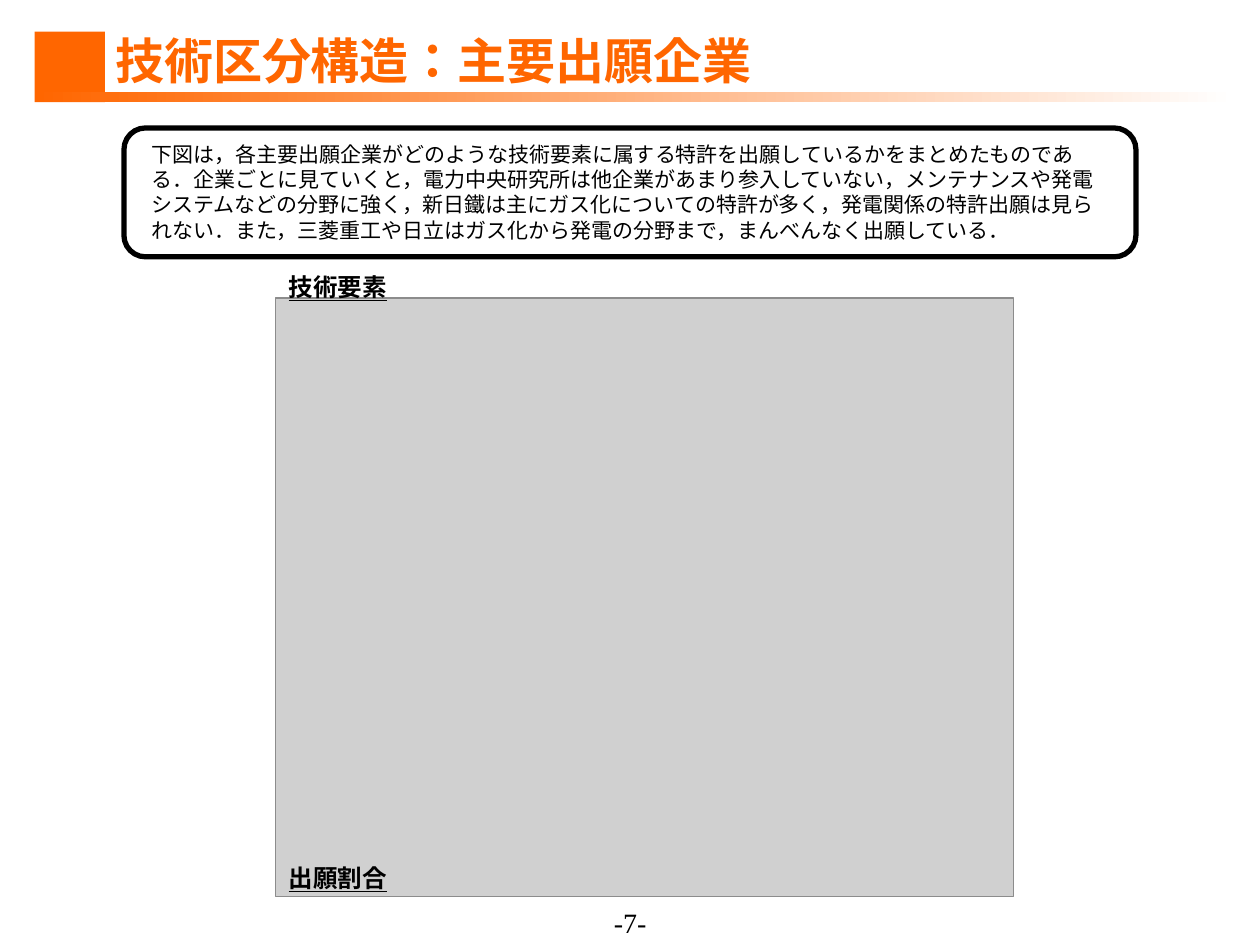
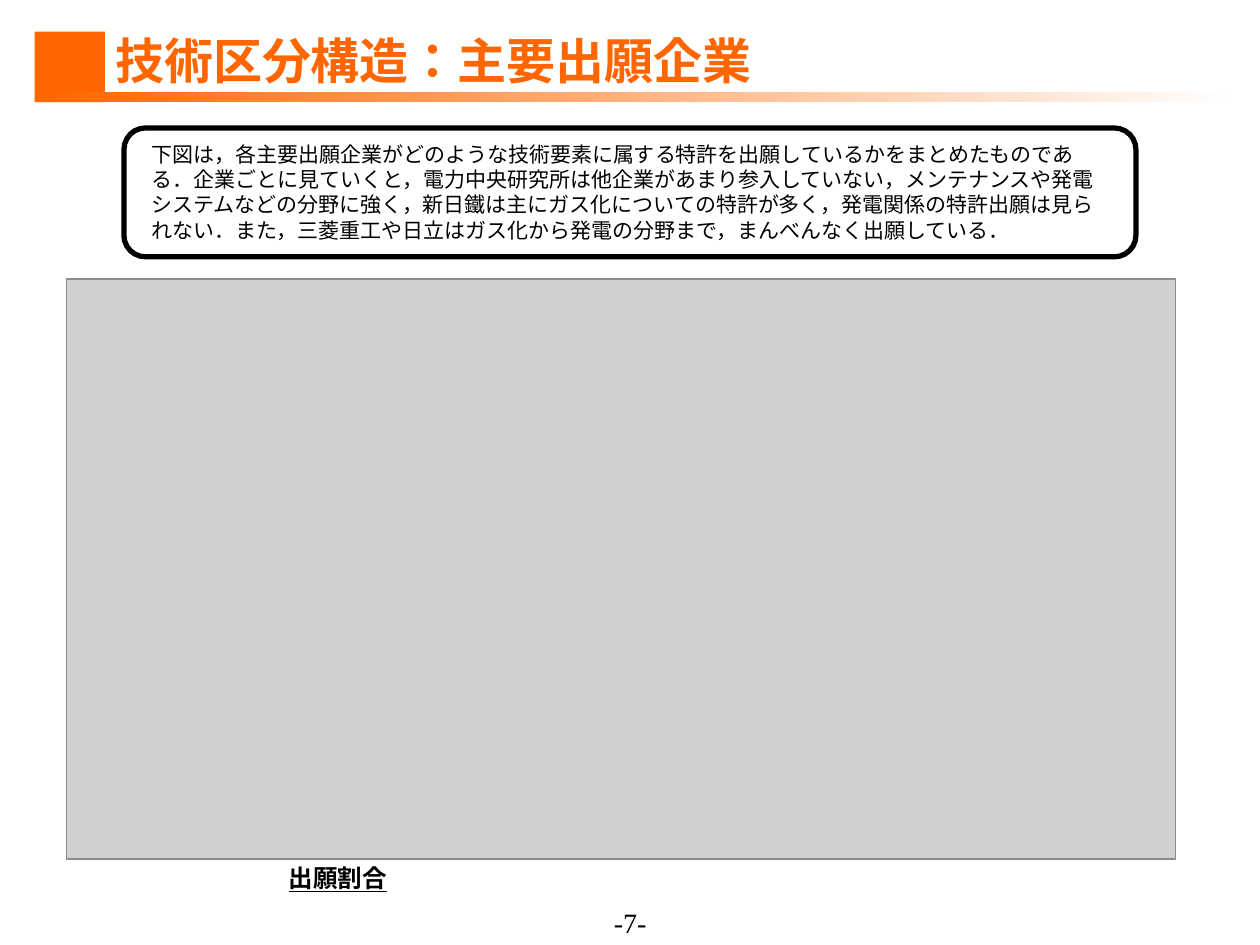
Before and after one commit to ShuDiamonds/JapanesePatentAnalysis, a slide deck: slide 7 of submissions2/1.調査分析.ppt. Drawn at 1260x945 pixels with LibreOffice and Linux fonts; fonts in the diff are those of the drawing; grey boxes stand for pictures. Boxes give left, top, right and bottom in pixels: in the first picture for what was removed or moved away, otherwise in the second. Text is boxed around its words. In the diff, an @@ line names an element or a change of style, - is before the commit and + after.

```diff
--- a/submissions2/1.調査分析.ppt
+++ b/submissions2/1.調査分析.ppt
@@ picture: place and size @@
-picture at box(276, 297, 1014, 896)
+picture at box(67, 280, 1176, 859)
@@ text removed at box(289, 271, 387, 302) @@
-技術要素
```
Also in this commit, not shown: 10 other slides changed, 2 other files.
